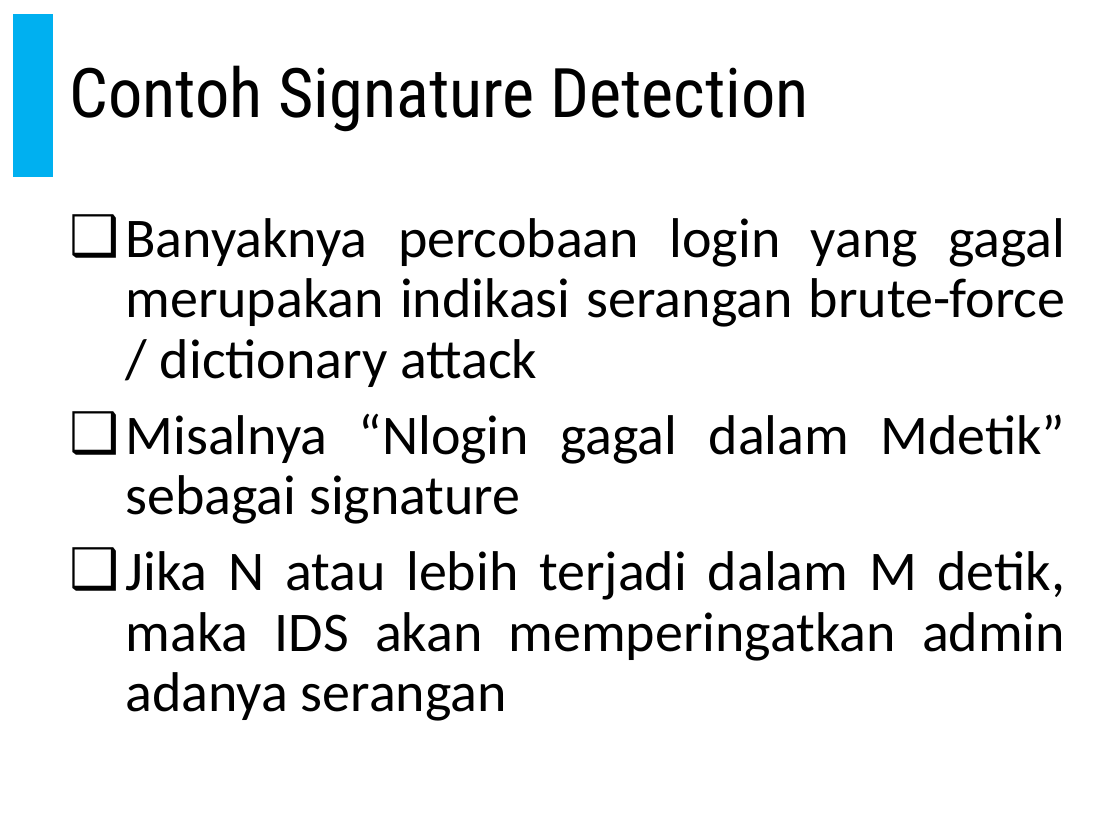
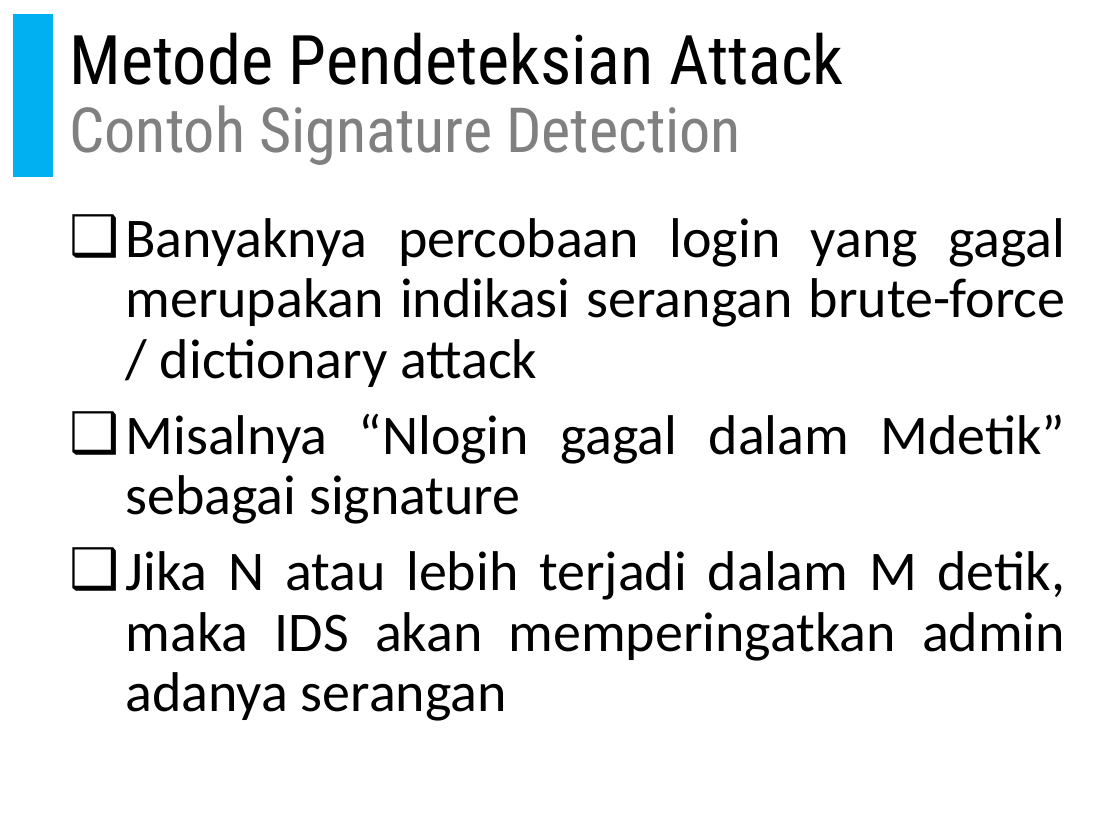
Before and after one commit to doniaft/Keamanan-Informasi, a slide deck: slide 125 of 1. Bahan Ajar/06. Keamanan Informasi - Firewall dan Intrusion Detection System.pptx (slide 120 before the commit). Drawn at 1120x840 pixels with LibreOffice and Linux fonts; fonts in the diff are those of the drawing. Boxes give left, top, right and bottom in pixels: in the first picture for what was removed or moved away, otherwise in the second. Text is boxed around its words. In the diff, an @@ line names an element or a change of style, - is before the commit and + after.

```diff
--- a/1. Bahan Ajar/06. Keamanan Informasi - Firewall dan Intrusion Detection System.pptx
+++ b/1. Bahan Ajar/06. Keamanan Informasi - Firewall dan Intrusion Detection System.pptx
@@ title at (70, 32, 844, 165): text changed @@
-Contoh Signature Detection
+Metode Pendeteksian Attack
+Contoh Signature Detection
```
Also in this commit, not shown: 16 other slides changed, 17 slides added.
